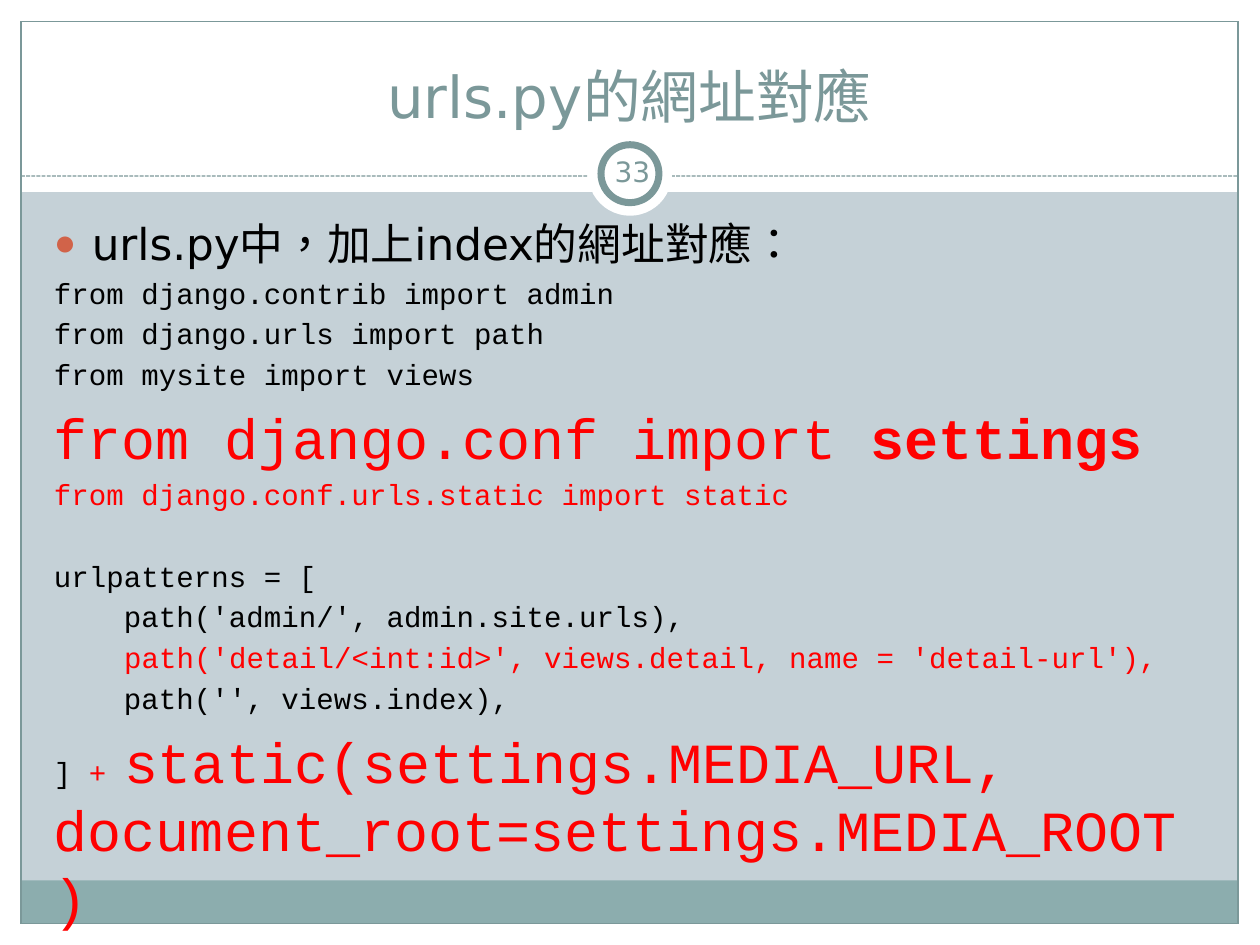
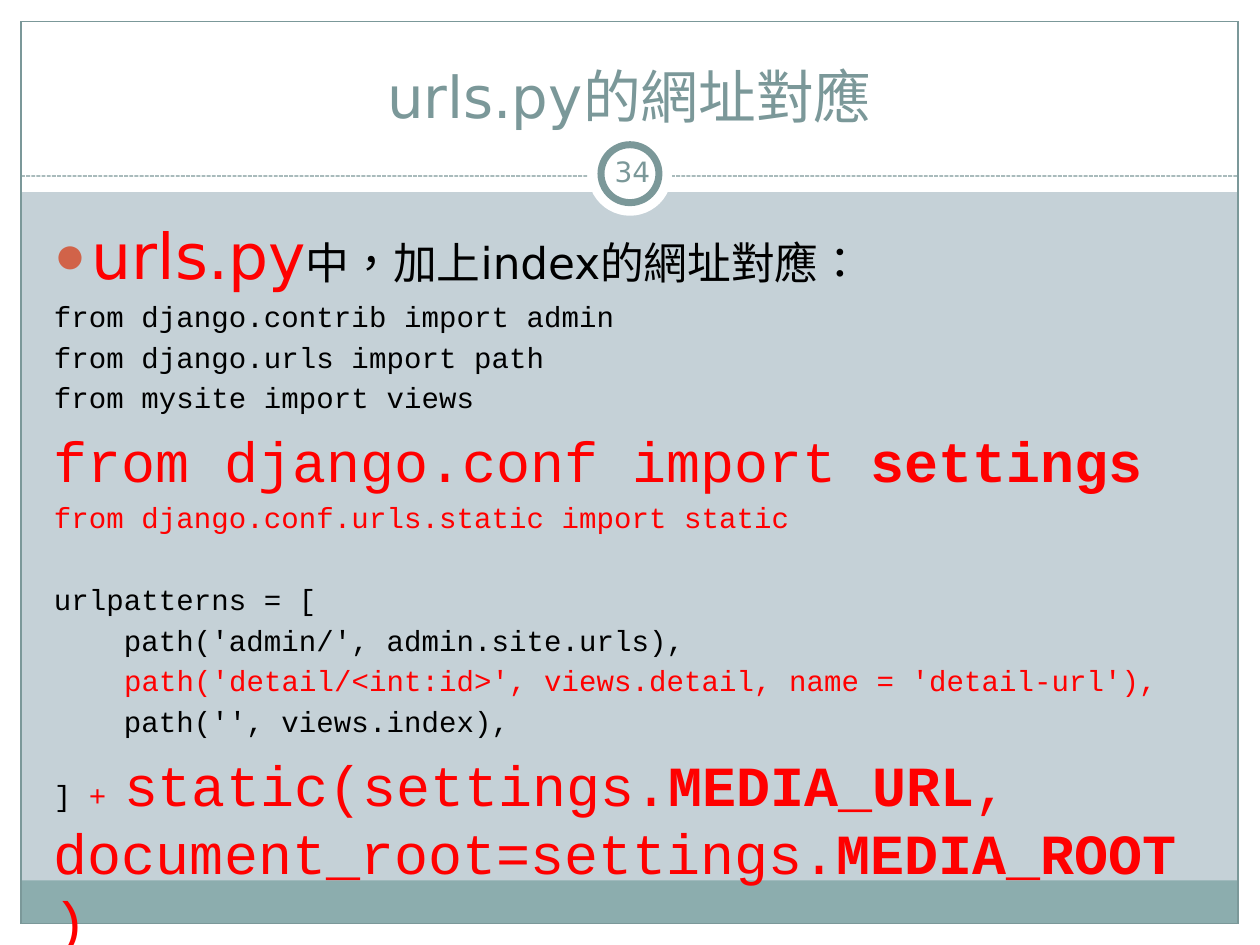
Before and after one commit to jacktea88/406django, a slide deck: slide 34 of ch07/Django4-ch07.pptx (slide 33 before the commit). Drawn at 1260x945 pixels with LibreOffice and Linux fonts; fonts in the diff are those of the drawing. Boxes give left, top, right and bottom in pixels: in the first picture for what was removed or moved away, otherwise in the second. Text is boxed around its words. In the diff, an @@ line names an element or a change of style, - is before the commit and + after.

```diff
--- a/ch07/Django4-ch07.pptx
+++ b/ch07/Django4-ch07.pptx
@@ page number at (615,161,651,189): text changed @@
-33
+34
@@ text at (54,231,1177,889): size 25 to 36.1 pt, text colour #000000 to #FF0000 in "urls.py中，加上index的網址對應："; bold on in "static(settings.MEDIA_URL, document_root=settings.MEDIA_ROOT ..." @@
```
Also in this commit, not shown: 10 other slides changed, 1 slide added, 6 other files.
